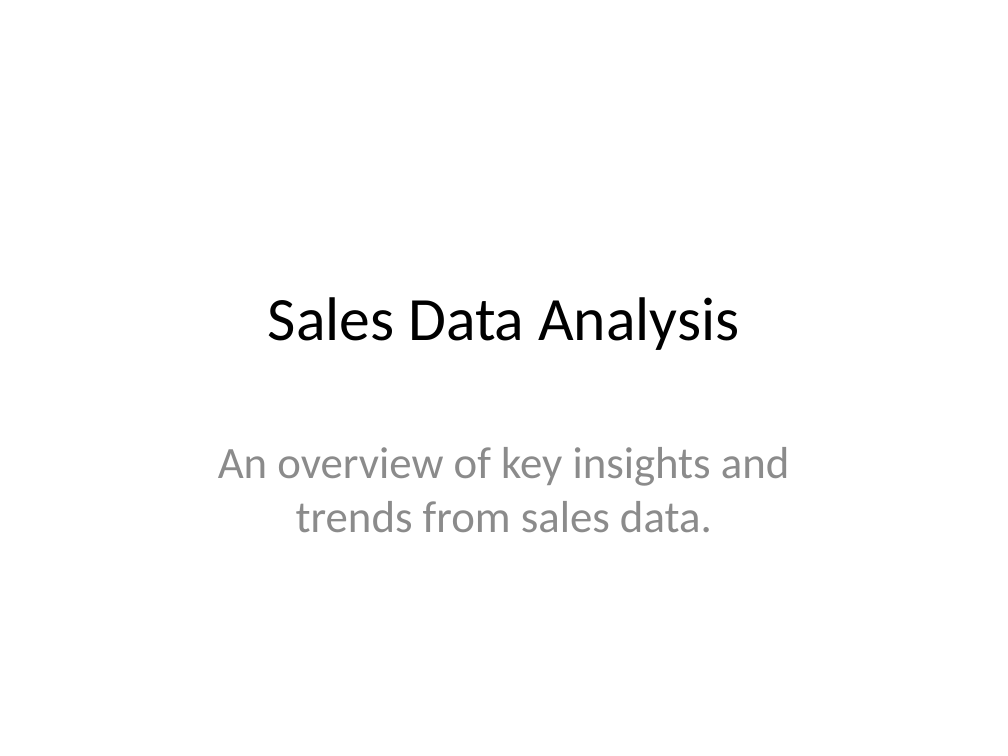
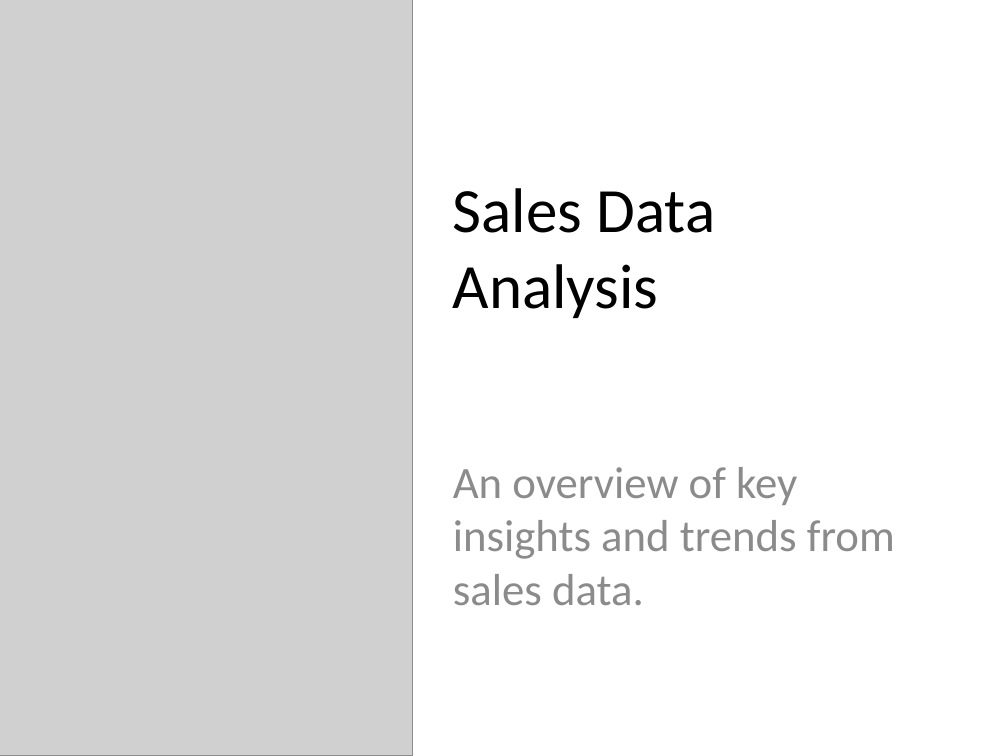
Before and after one commit to PaolaDumbi/Sales_Analysis, a slide deck: slide 1 of Sales_Data_Analysis_Presentation.pptx. Drawn at 1008x756 pixels with LibreOffice and Linux fonts; fonts in the diff are those of the drawing; grey boxes stand for pictures. Boxes give left, top, right and bottom in pixels: in the first picture for what was removed or moved away, otherwise in the second. Text is boxed around its words. In the diff, an @@ line names an element or a change of style, - is before the commit and + after.

```diff
--- a/Sales_Data_Analysis_Presentation.pptx
+++ b/Sales_Data_Analysis_Presentation.pptx
@@ picture added at (x1=0, y1=0, x2=413, y2=756) @@
@@ title "Sales Data Analysis" moved from (x1=268, y1=297, x2=739, y2=350) to (x1=453, y1=188, x2=716, y2=318) @@
@@ title "Sales Data Analysis" at (x1=453, y1=188, x2=716, y2=318): size 44 to 45 pt; alignment centre to left @@
@@ subtitle "An overview of key insights ..." moved from (x1=218, y1=447, x2=790, y2=532) to (x1=453, y1=467, x2=895, y2=605) @@
@@ subtitle "An overview of key insights ..." at (x1=453, y1=467, x2=895, y2=605): alignment centre to left @@
```
Also in this commit, not shown: 2 other slides changed, 4 slides added, 3 slides removed, 1 other file.
